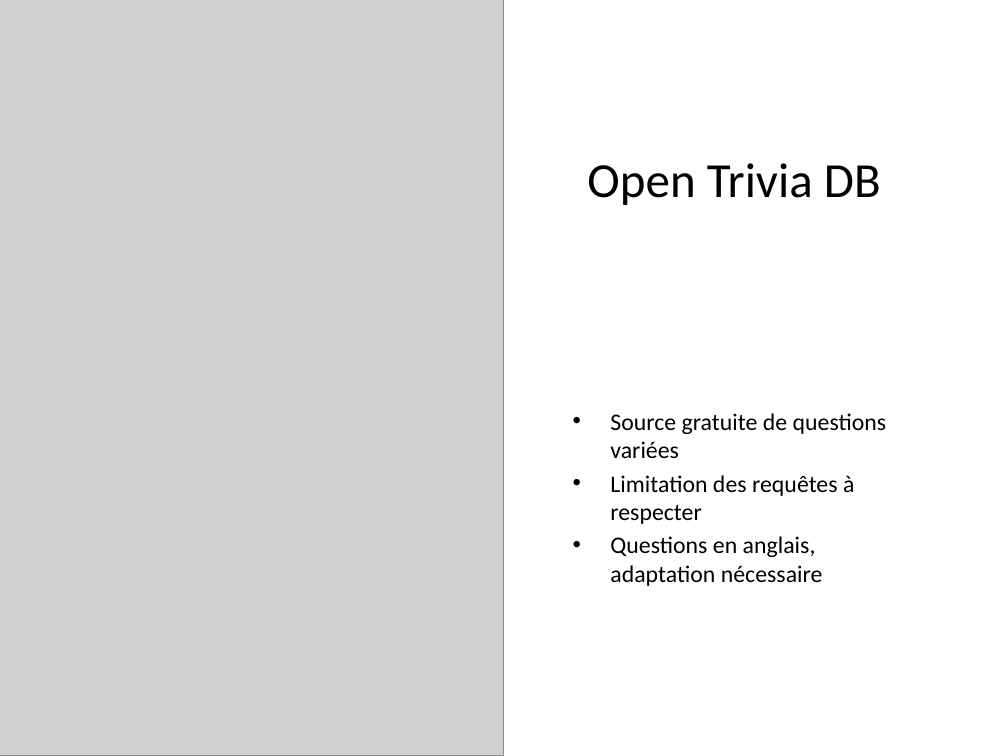
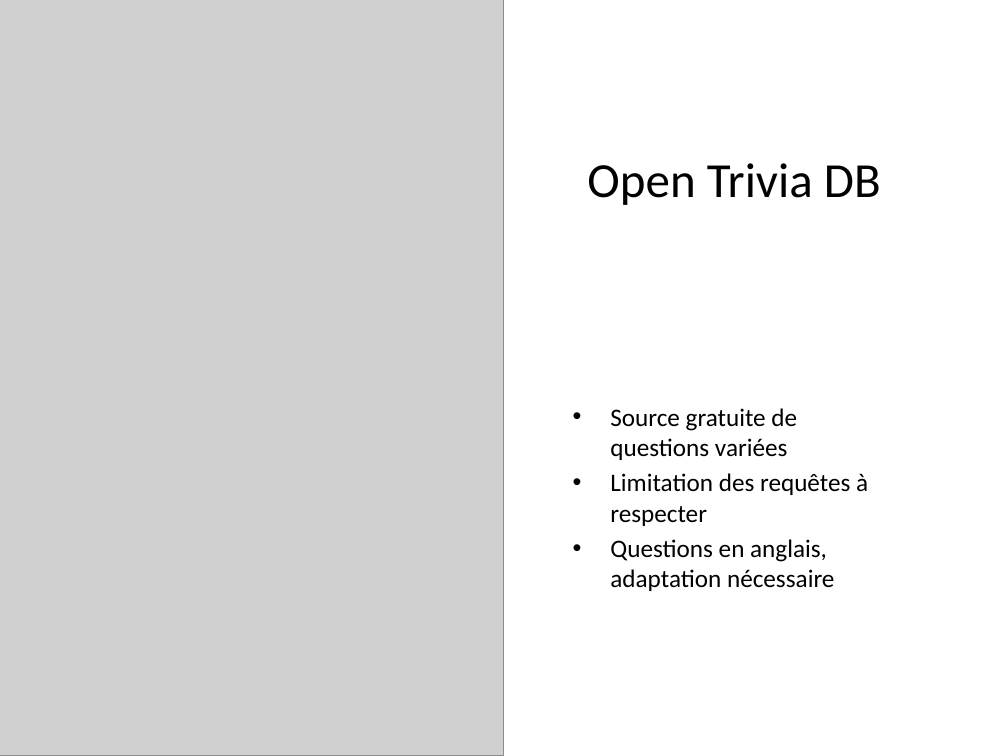
Before and after one commit to calystoxi/quiz-CG, a slide deck: slide 6 of presentation/Presentation_Quiz.pptx. Drawn at 1008x756 pixels with LibreOffice and Linux fonts; fonts in the diff are those of the drawing; grey boxes stand for pictures. Boxes give left, top, right and bottom in pixels: in the first picture for what was removed or moved away, otherwise in the second. Text is boxed around its words. In the diff, an @@ line names an element or a change of style, - is before the commit and + after.

```diff
--- a/presentation/Presentation_Quiz.pptx
+++ b/presentation/Presentation_Quiz.pptx
@@ text "Source gratuite de questions variées" at box(610, 408, 868, 591): size 17 to 18 pt @@
```
Also in this commit, not shown: 3 other slides changed, 1 slide added, 1 other file.
